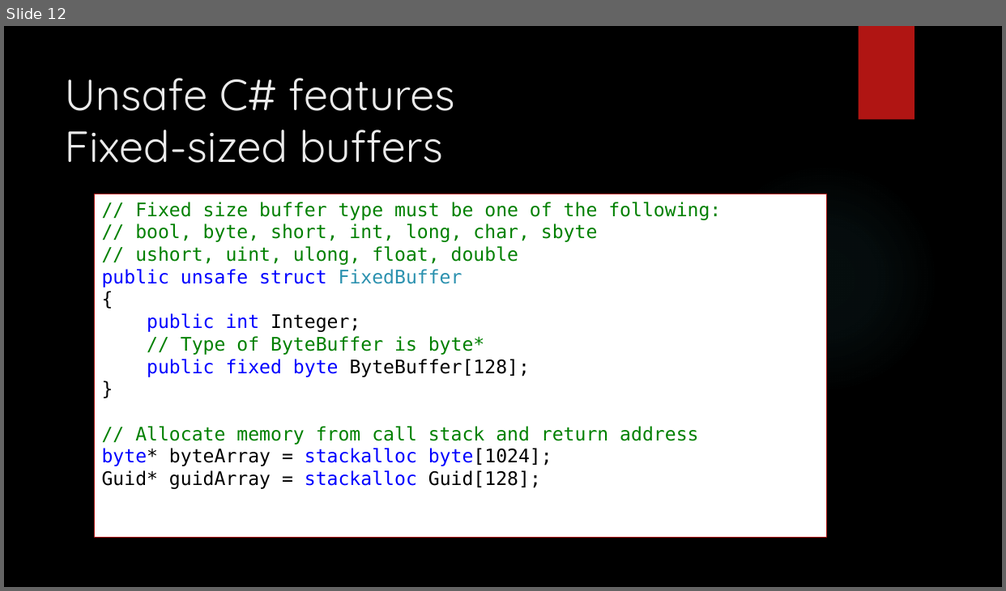
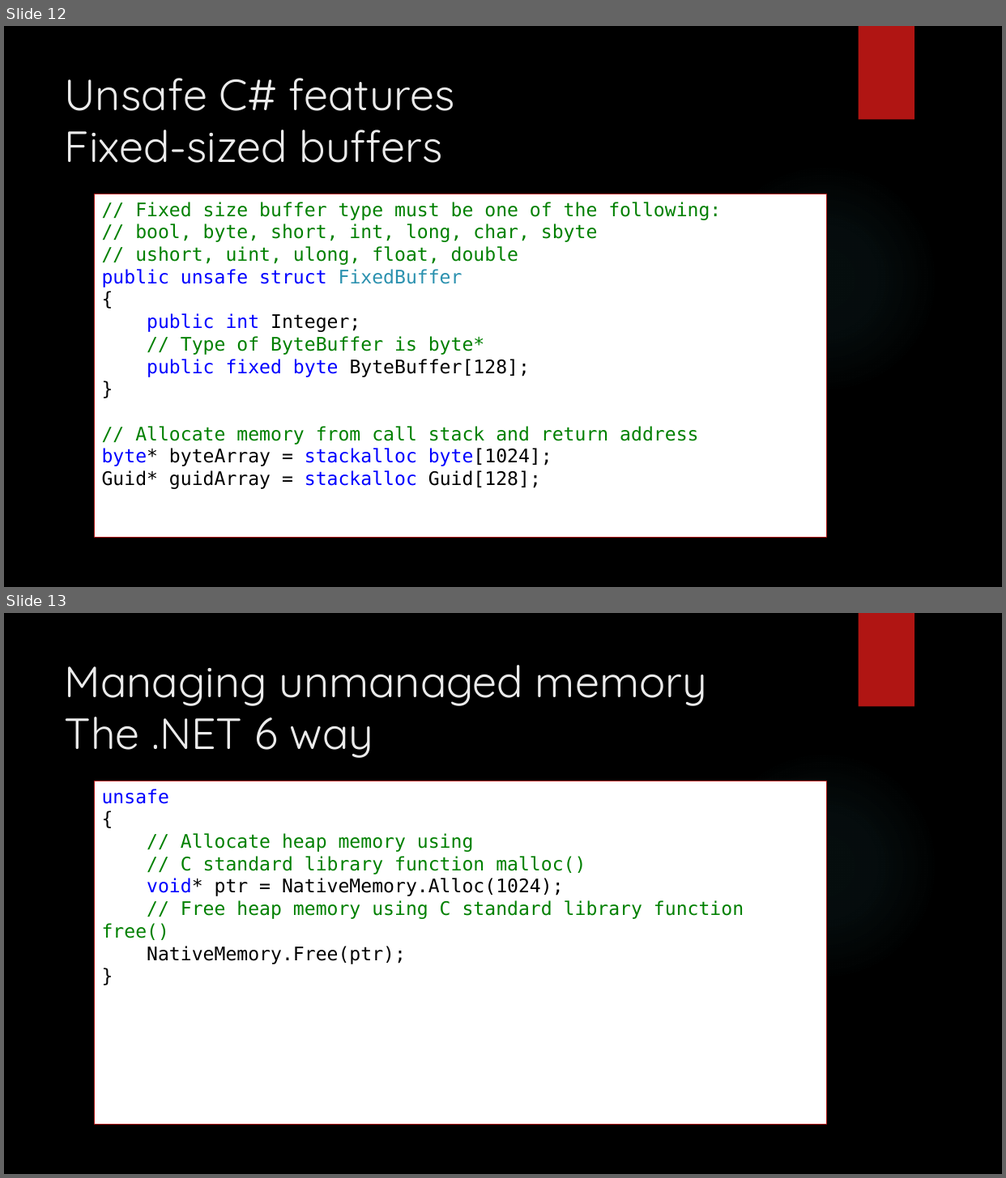
Before and after one commit to dennisdietrich/UnsafeCSharp, a slide deck: doc/Introduction to unsafe C#.pptx. Shown one above the other, each under a label of ours: slide 12 before the commit, slides 12 and 13 after it. The pictures are 1006x591 and 1006x1178 pixels, drawn with LibreOffice and Linux fonts; fonts in the diff are those of the drawing; background and template pictures are left out. Boxes give left, top, right and bottom in pixels: in the first picture for what was removed or moved away, otherwise in the second. Text is boxed around its words. In the diff, an @@ line names an element or a change of style, - is before the commit and + after.

Commit message:
Added heap allocations with BCL classes

```diff
--- a/doc/Introduction to unsafe C#.pptx
+++ b/doc/Introduction to unsafe C#.pptx
@@ slide 13 added at bbox=[4, 613, 1002, 1174], background picture (left out); not listed: 2 template elements that a slide beside it also shows @@
@@ title added at bbox=[65, 665, 707, 758], 42 pt, text #EBEBEB @@
+Managing unmanaged memory
+The .NET 6 way
@@ rectangle added at bbox=[95, 781, 827, 1125], fill #FFFFFF, outline #B01513 1.25 pt, 18 pt, text #008000 @@
+unsafe
+{
+// Allocate heap memory using
+// C standard library function malloc()
+void* ptr = NativeMemory.Alloc(1024);
+// Free heap memory using C standard library function free()
+NativeMemory.Free(ptr);
+}
```
Also in this commit, not shown: 1 other slide added, 3 other files.
